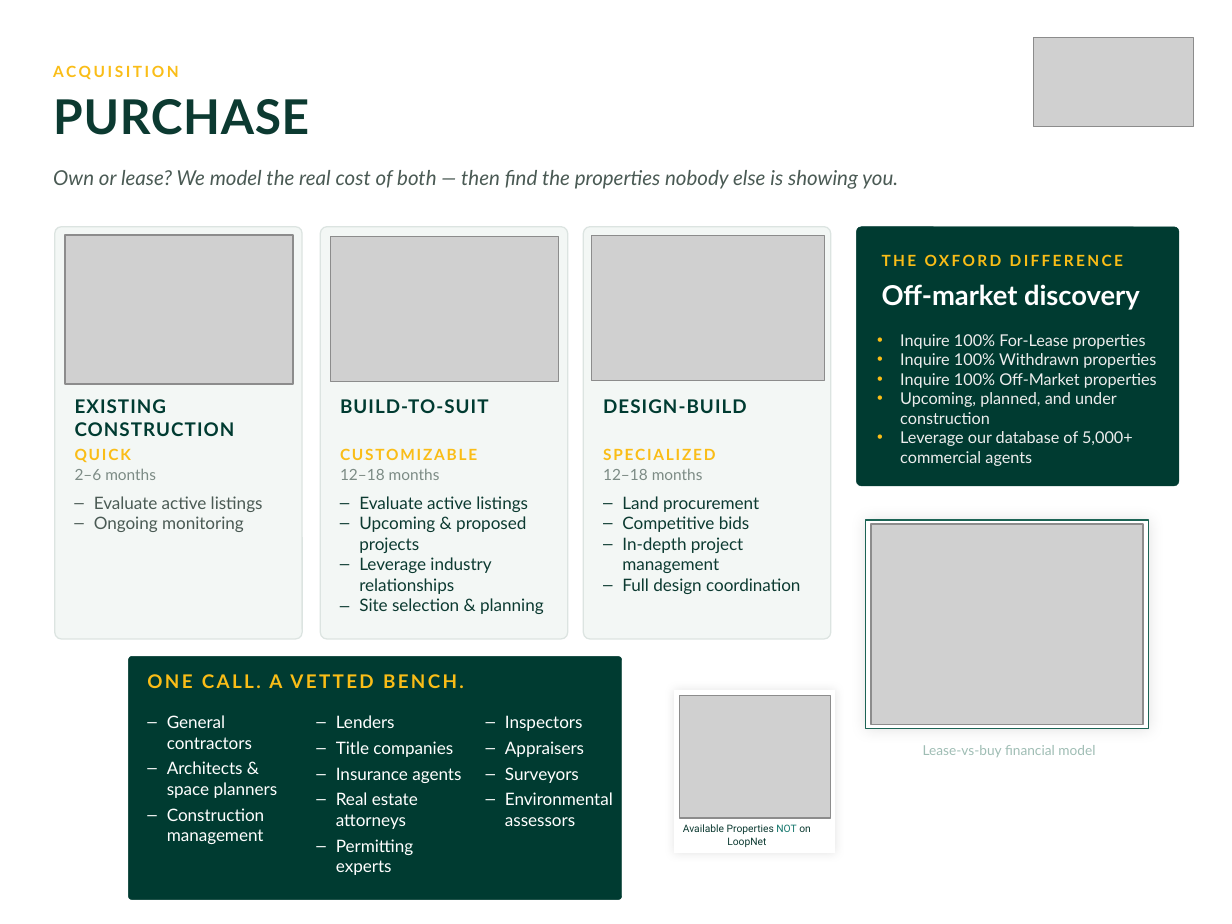
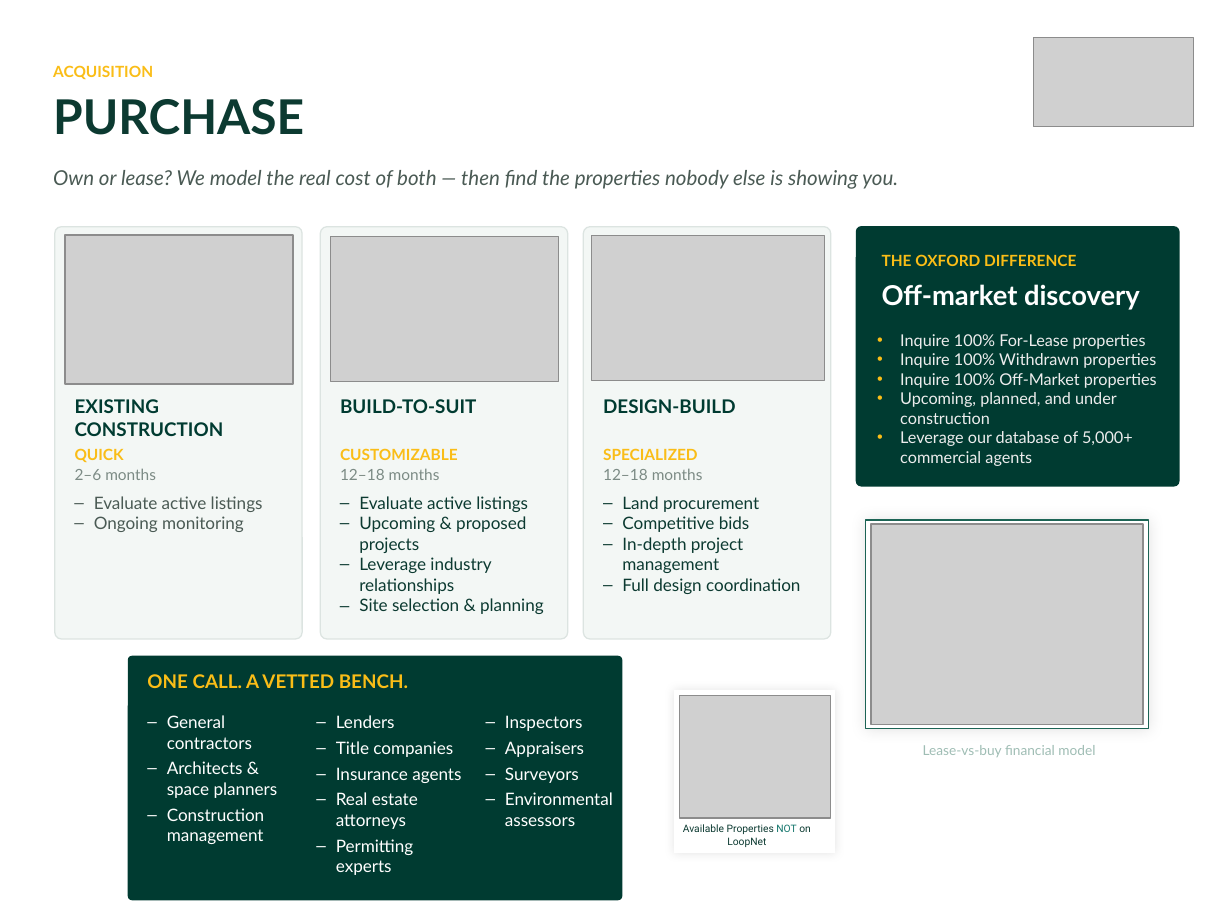
Before and after one commit to rhartsell-ar/oxford-templates, a slide deck: slide 8 of Oxford_How_We_Work_ Updated Sept 2026.pptx. Drawn at 1232x924 pixels with LibreOffice and Linux fonts; fonts in the diff are those of the drawing; grey boxes stand for pictures. Boxes give left, top, right and bottom in pixels: in the first picture for what was removed or moved away, otherwise in the second. Text is boxed around its words. In the diff, an @@ line names an element or a change of style, - is before the commit and + after.

```diff
--- a/Oxford_How_We_Work_ Updated Sept 2026.pptx
+++ b/Oxford_How_We_Work_ Updated Sept 2026.pptx
@@ text "ACQUISITION" at (x1=53, y1=65, x2=153, y2=80): letter spacing 1.5 to 0 pt @@
@@ text "PURCHASE" at (x1=53, y1=99, x2=304, y2=135): letter spacing 0.5 to 0 pt @@
@@ rounded rectangle at (x1=856, y1=227, x2=1179, y2=485): outline #003B31 0.25 pt to #003B31 0.75 pt @@
@@ text "THE OXFORD DIFFERENCE" at (x1=882, y1=254, x2=1076, y2=266): letter spacing 1.4 to 0 pt @@
@@ letter spacing 0.6 to 0 pt in 3 elements at (x1=75, y1=399, x2=224, y2=436), (x1=340, y1=399, x2=476, y2=413), (x1=603, y1=399, x2=735, y2=413) @@
@@ letter spacing 1.1 to 0 pt in 3 elements at (x1=75, y1=448, x2=124, y2=463), (x1=340, y1=448, x2=458, y2=460), (x1=603, y1=448, x2=698, y2=460) @@
@@ rounded rectangle at (x1=128, y1=657, x2=621, y2=899): outline #003B31 0.25 pt to #003B31 0.75 pt @@
@@ text "ONE CALL. A VETTED BENCH." at (x1=147, y1=674, x2=408, y2=688): letter spacing 1.4 to 0 pt @@
```
Also in this commit, not shown: 16 other slides changed.
